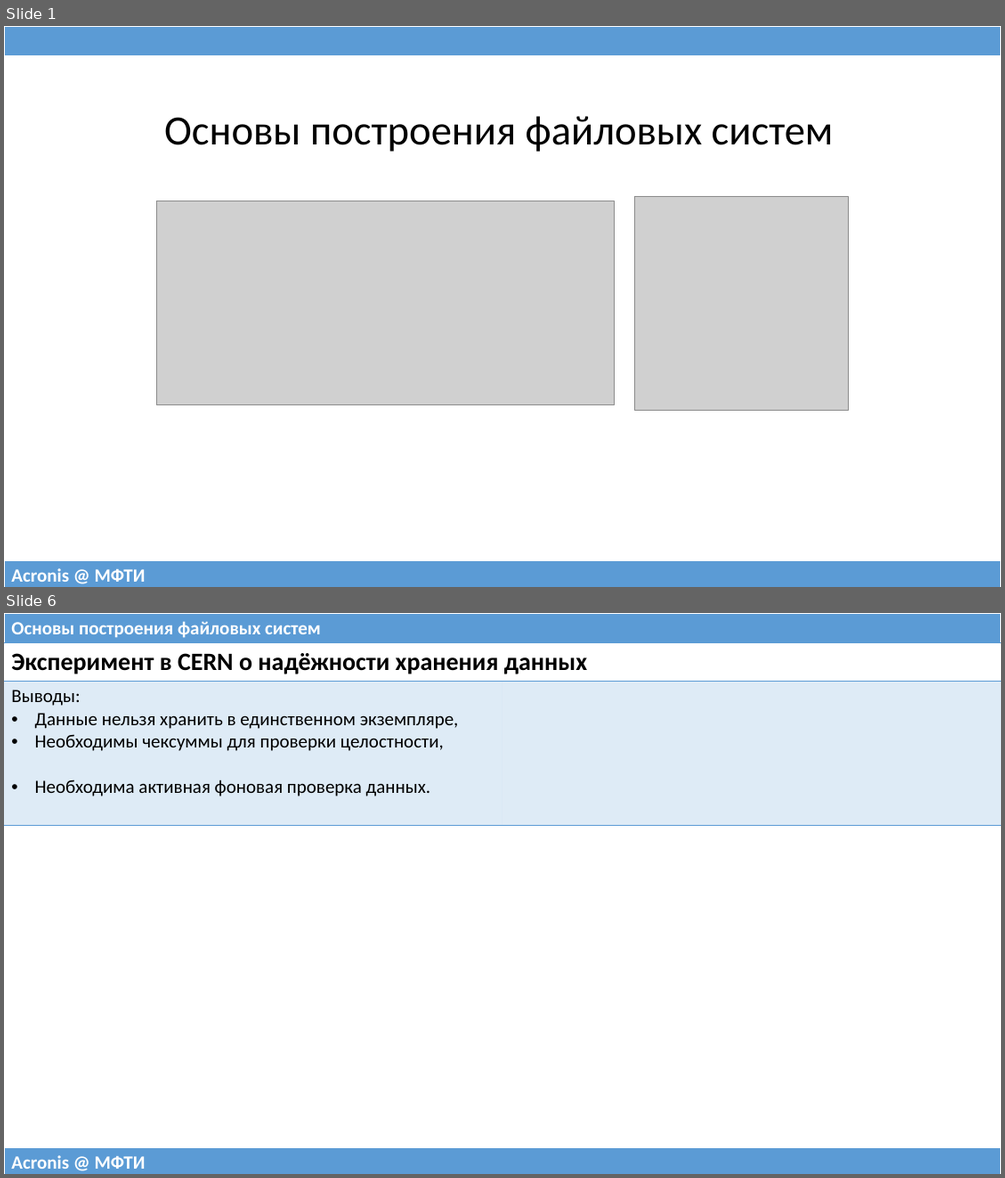
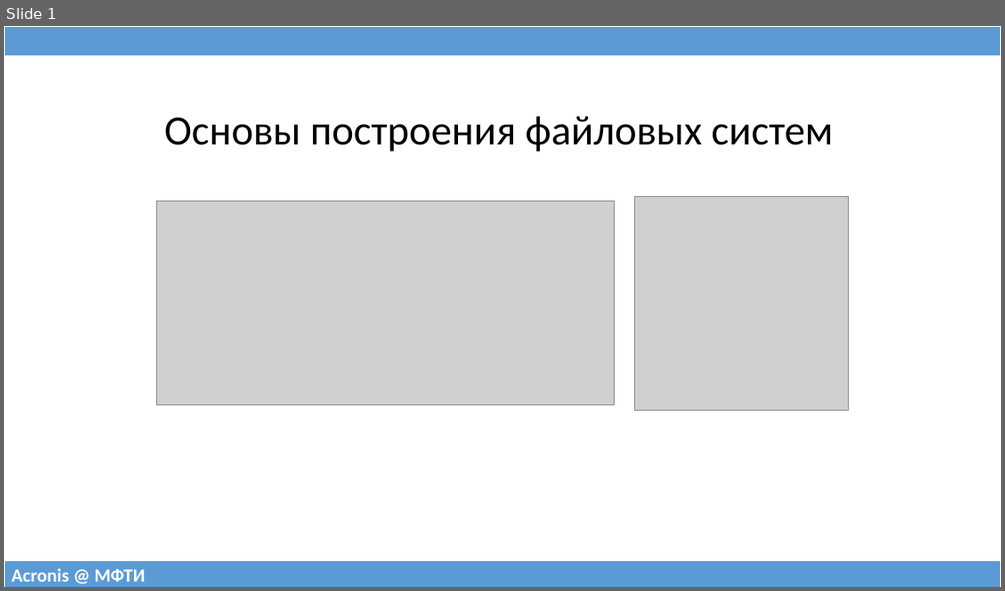
Before and after one commit to 75cc8545e7b021ed280ed0ef99fc7fc4/filesystems-101, a slide deck: talks/src/class08.pptx. Shown one above the other, each under a label of ours: slides 1 and 6 before the commit, slide 1 after it; the slides between them are not shown. The pictures are 1005x1178 and 1005x591 pixels, drawn with LibreOffice and Linux fonts; fonts in the diff are those of the drawing; grey boxes stand for pictures. Boxes give left, top, right and bottom in pixels: in the first picture for what was removed or moved away, otherwise in the second. Text is boxed around its words. In the diff, an @@ line names an element or a change of style, - is before the commit and + after.

```diff
--- a/talks/src/class08.pptx
+++ b/talks/src/class08.pptx
@@ slide 6 removed at (x1=4, y1=613, x2=1001, y2=1174), background #FFFFFF @@
@@ table removed at (x1=4, y1=613, x2=1001, y2=643), 1 rows, 1 columns @@
-Основы построения файловых систем
@@ table removed at (x1=4, y1=643, x2=1001, y2=822), 2 rows, 2 columns @@
-Эксперимент в CERN о надёжности хранения данных | 
-Выводы: / Данные нельзя хранить в единственном экземпляре, / Необходимы чексуммы для проверки целостности, / Необходима активная фоновая проверка данных. | 
@@ table removed at (x1=4, y1=1147, x2=1001, y2=1174), 1 rows, 1 columns @@
-Acronis @ МФТИ
```
Also in this commit, not shown: 1 slide changed, 29 slides added, 23 other slides removed, 1 other file.
